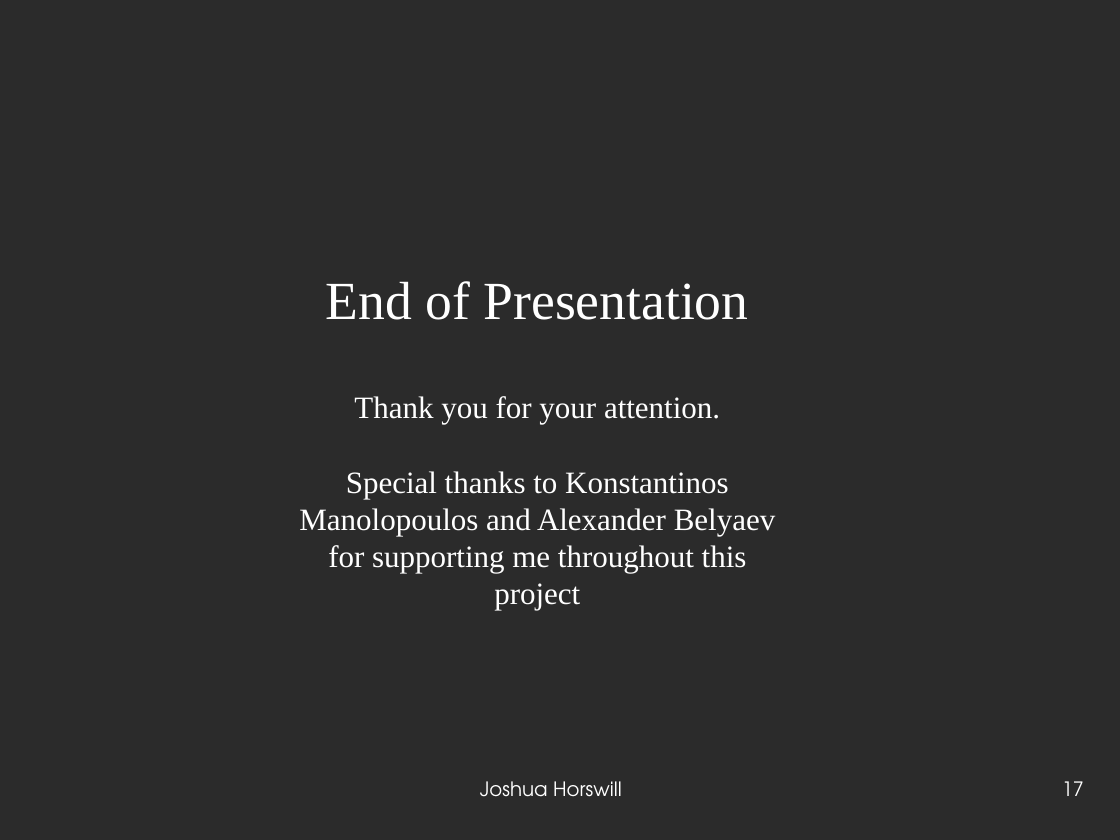
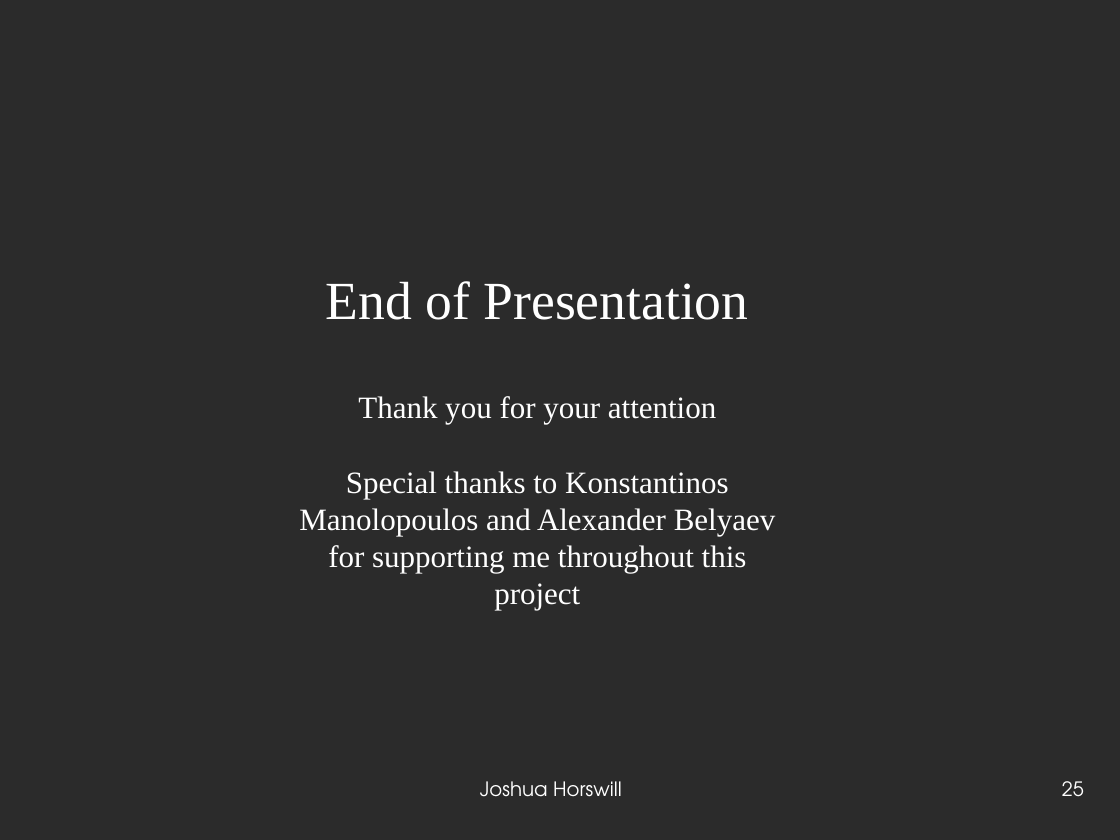
Before and after one commit to JoshCodesPhysics/dune_project, a slide deck: slide 25 of dune_notes/dune_pres/dune_project_pres.odp (slide 17 before the commit). Drawn at 1120x840 pixels with LibreOffice and Linux fonts; fonts in the diff are those of the drawing; background and template pictures are left out; a plain dark background stands for a picture behind light text. Boxes give left, top, right and bottom in pixels: in the first picture for what was removed or moved away, otherwise in the second. Text is boxed around its words. In the diff, an @@ line names an element or a change of style, - is before the commit and + after.

```diff
--- a/dune_notes/dune_pres/dune_project_pres.odp
+++ b/dune_notes/dune_pres/dune_project_pres.odp
@@ title at <box>299,281,776,610</box>: text changed @@
-End of Presentation
-Thank you for your attention.
-Special thanks to Konstantinos Manolopoulos and Alexander Belyaev for supporting me throughout this project
+End of Presentation
+Thank you for your attention
+Special thanks to Konstantinos Manolopoulos and Alexander Belyaev for supporting me throughout this project
@@ page number at <box>1062,781,1084,797</box>: text changed @@
-17
+25
```
Also in this commit, not shown: 10 other slides changed, 9 slides added, 1 slide removed, 4 other files.
